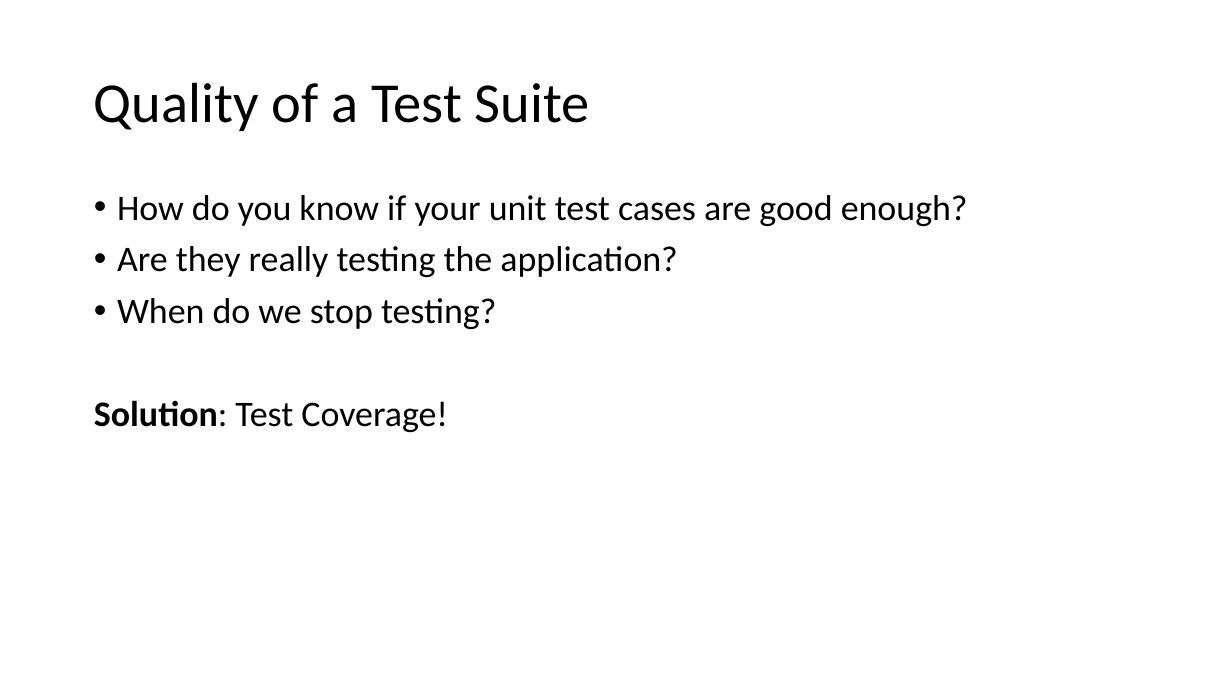
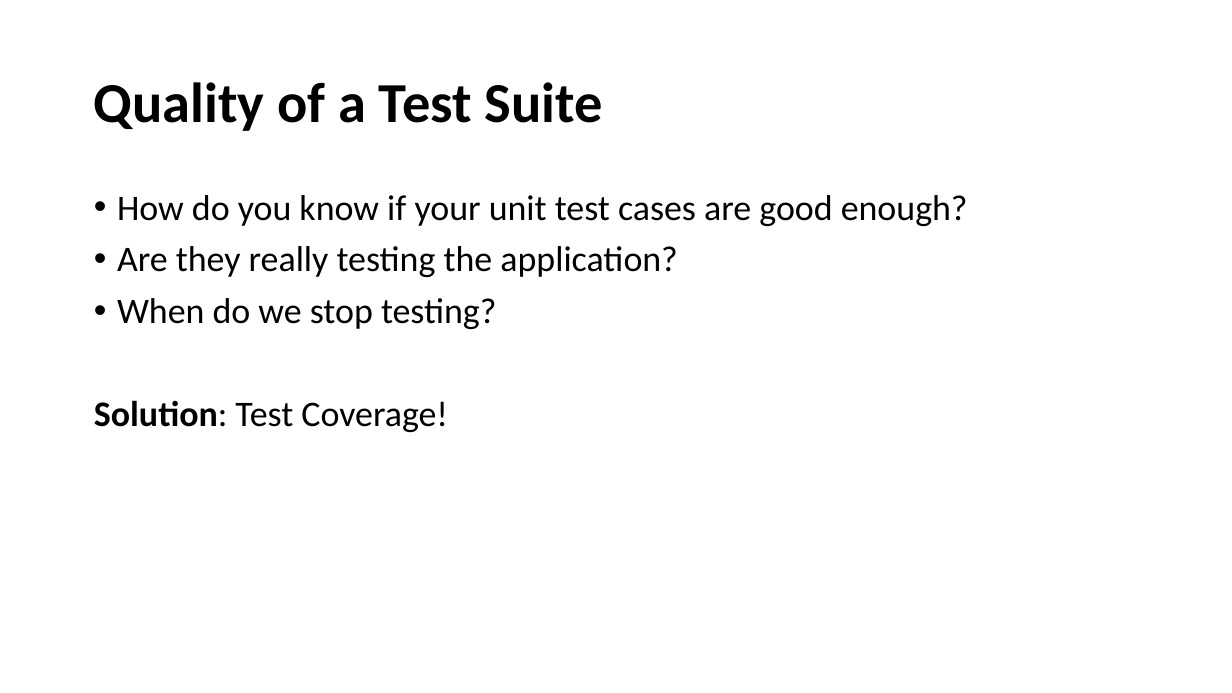
Before and after one commit to johnxu21/johnxu21.github.io, a slide deck: slide 8 of teaching/CS472-Spring2023/Timetable/Testing.pptx (slide 5 before the commit). Drawn at 1232x693 pixels with LibreOffice and Linux fonts; fonts in the diff are those of the drawing. Boxes give left, top, right and bottom in pixels: in the first picture for what was removed or moved away, otherwise in the second. Text is boxed around its words. In the diff, an @@ line names an element or a change of style, - is before the commit and + after.

```diff
--- a/teaching/CS472-Spring2023/Timetable/Testing.pptx
+++ b/teaching/CS472-Spring2023/Timetable/Testing.pptx
@@ title "Quality of a Test Suite" at (94, 82, 603, 131): bold on @@
```
Also in this commit, not shown: 14 slides added, 1 slide removed, 3 other files.
